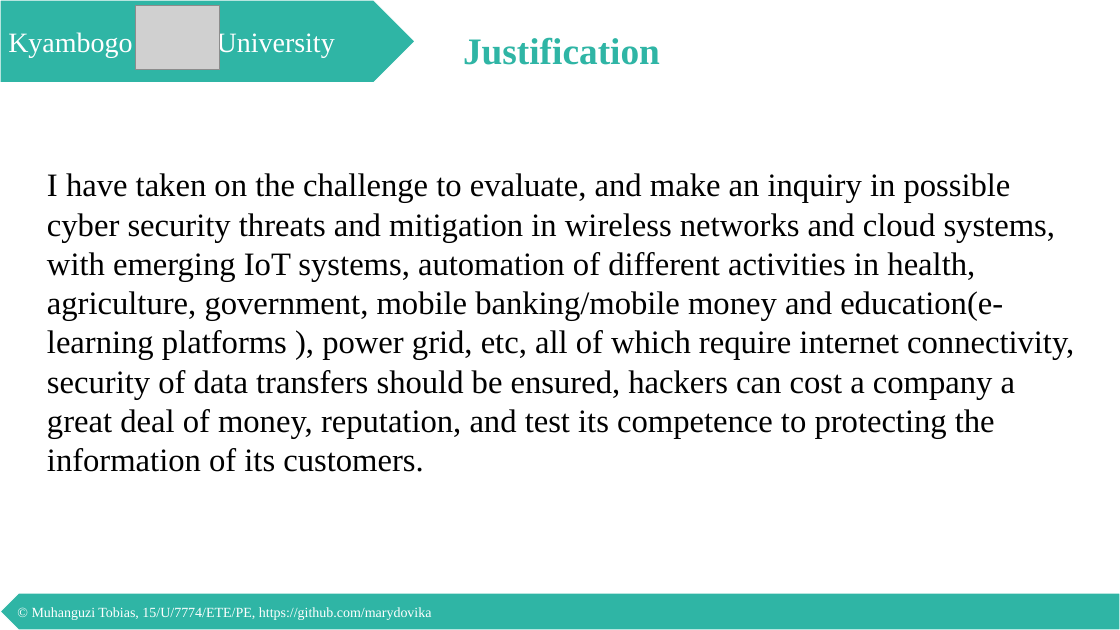
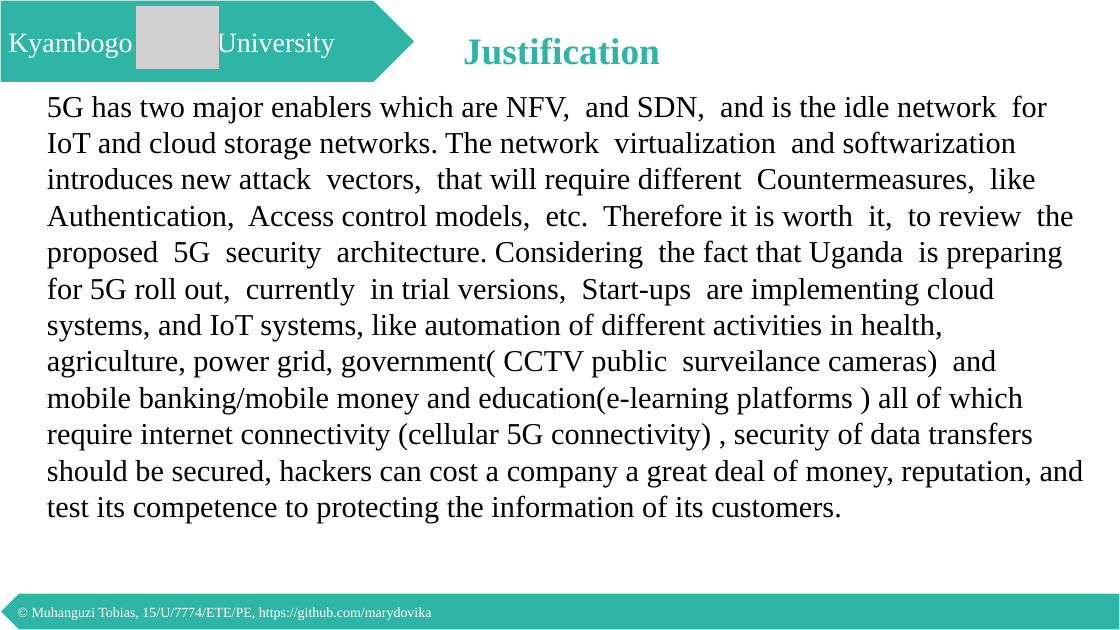
Before and after one commit to marydovika/Cyber-Security-Project-for-5G-IoT-Cloud-NFC, a slide deck: slide 13 of presentations/proposalPresentation.pptx. Drawn at 1120x630 pixels with LibreOffice and Linux fonts; fonts in the diff are those of the drawing; grey boxes stand for pictures. Boxes give left, top, right and bottom in pixels: in the first picture for what was removed or moved away, otherwise in the second. Text is boxed around its words. In the diff, an @@ line names an element or a change of style, - is before the commit and + after.

```diff
--- a/presentations/proposalPresentation.pptx
+++ b/presentations/proposalPresentation.pptx
@@ text at [47, 95, 1084, 523]: text changed; size 28 to 26 pt @@
-I have taken on the challenge to evaluate, and make an inquiry in possible cyber security threats and mitigation in wireless networks and cloud systems, with emerging IoT systems, automation of different activities in health, agriculture, government, mobile banking/mobile money and education(e-learning platforms ), power grid, etc, all of which require internet connectivity, security of data transfers should be ensured, hackers can cost a company a great deal of money, reputation, and test its competence to protecting the information of its customers.
+5G has two major enablers which are NFV, and SDN, and is the idle network for IoT and cloud storage networks. The network virtualization and softwarization introduces new attack vectors, that will require different Countermeasures, like Authentication, Access control models, etc. Therefore it is worth it, to review the proposed 5G security architecture. Considering the fact that Uganda is preparing for 5G roll out, currently in trial versions, Start-ups are implementing cloud systems, and IoT systems, like automation of different activities in health, agriculture, power grid, government( CCTV public surveilance cameras) and mobile banking/mobile money and education(e-learning platforms ) all of which require internet connectivity (cellular 5G connectivity) , security of data transfers should be secured, hackers can cost a company a great deal of money, reputation, and test its competence to protecting the information of its customers.
```
Also in this commit, not shown: 26 other slides changed.
